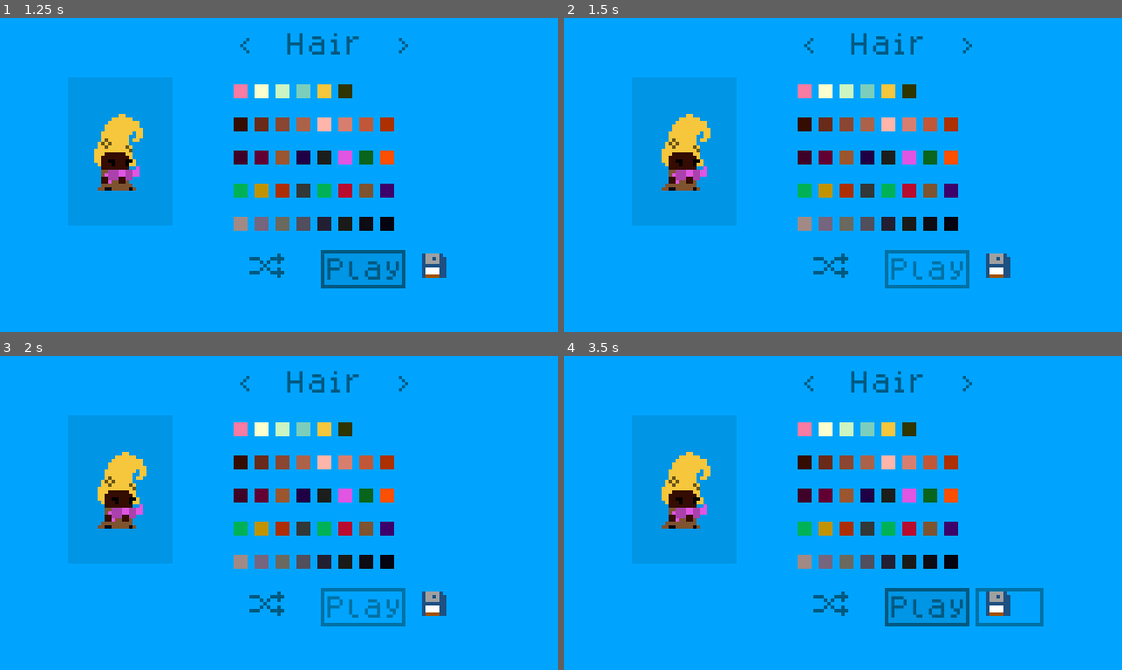
Above: before the commit, frames 1-4 (two rows, left to right).
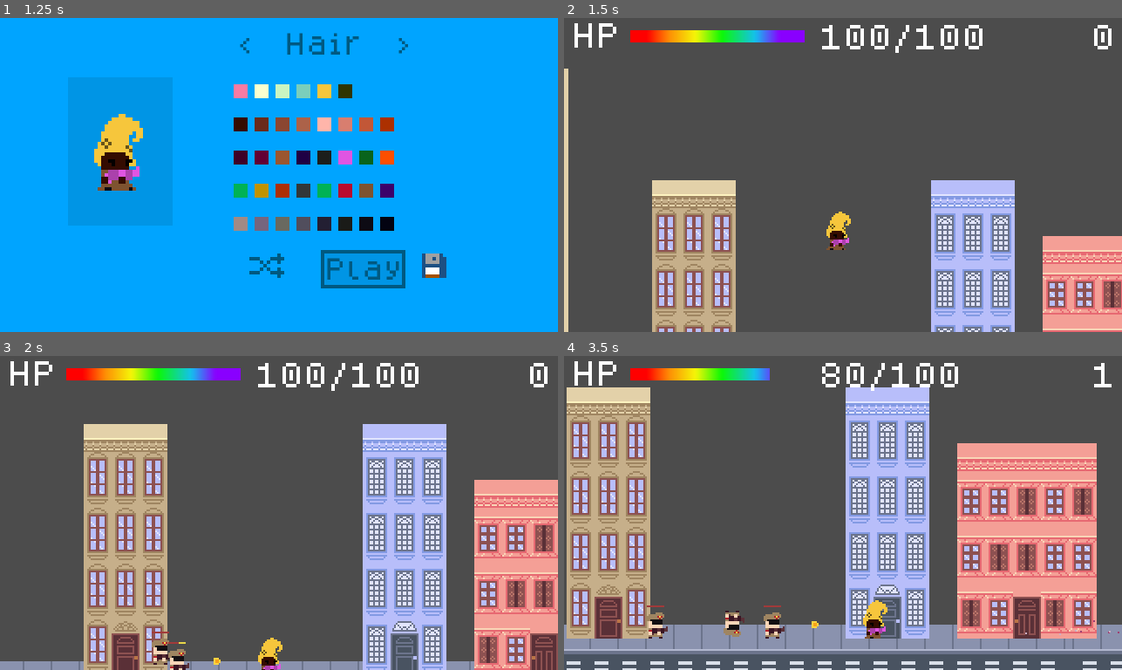
Above: after the commit, the same moments.

Repository: hamiltonromualdo/bring-ur-glam
Game: Godot game, scene res://src/UserInterface/TitleScreen.tscn
The game is run twice, just before and just after one commit, with the same random seed, the same clock (stepped at 60 frames per second) and the same inputs.
Inputs (mouse positions are in pixels of both pictures, inside the frame that each line leads up to):
- Up to frame 1 (1.25 s): click "Play" at 0.5 s
- Up to frame 2 (1.5 s): click "Play" at 1.25 s
- Up to frame 3 (2 s): no input
- Up to frame 4 (3.5 s): click (926, 607) at 2 s, where only the run before the commit has a clickable "Play"; move the mouse to (965, 497) at 2.77 s; hold Right (ui_right) from 2.78 s (still down)

Frame 1 is identical in both runs. In frame 2, 100% of the frame differs, in the area x 0-100%, y 0-100%; in frame 3, 100%; in frame 4, 100%.

Commit message:
Fix issue with previous change

Diff:
--- a/bring_ur_glam/src/Levels/Playground.tscn
+++ b/bring_ur_glam/src/Levels/Playground.tscn
@@ -1,8 +1,7 @@
-[gd_scene load_steps=10 format=2]
+[gd_scene load_steps=9 format=2]
 
 [ext_resource path="res://src/Levels/WalkingPath.gd" type="Script" id=1]
 [ext_resource path="res://src/Levels/Playground.gd" type="Script" id=2]
-[ext_resource path="res://src/UserInterface/PauseScreen.tscn" type="PackedScene" id=4]
 [ext_resource path="res://src/Actors/Player.tscn" type="PackedScene" id=5]
 [ext_resource path="res://assets/bg.png" type="Texture" id=6]
 [ext_resource path="res://src/UserInterface/HUD.tscn" type="PackedScene" id=7]
@@ -42,10 +41,6 @@
 
 [node name="CanvasLayer" type="CanvasLayer" parent="."]
 
-[node name="PauseScreen" parent="CanvasLayer" instance=ExtResource( 4 )]
-pause_mode = 2
-visible = false
-
 [node name="Buidings" type="TileMap" parent="."]
 tile_set = ExtResource( 10 )
 cell_size = Vector2( 16, 16 )
@@ -65,3 +60,5 @@
 cell_size = Vector2( 16, 16 )
 format = 1
 tile_data = PoolIntArray( 655315, 40, 0, 655316, 40, 0 )
+
+[connection signal="hit" from="Player" to="." method="_on_Player_hit"]
